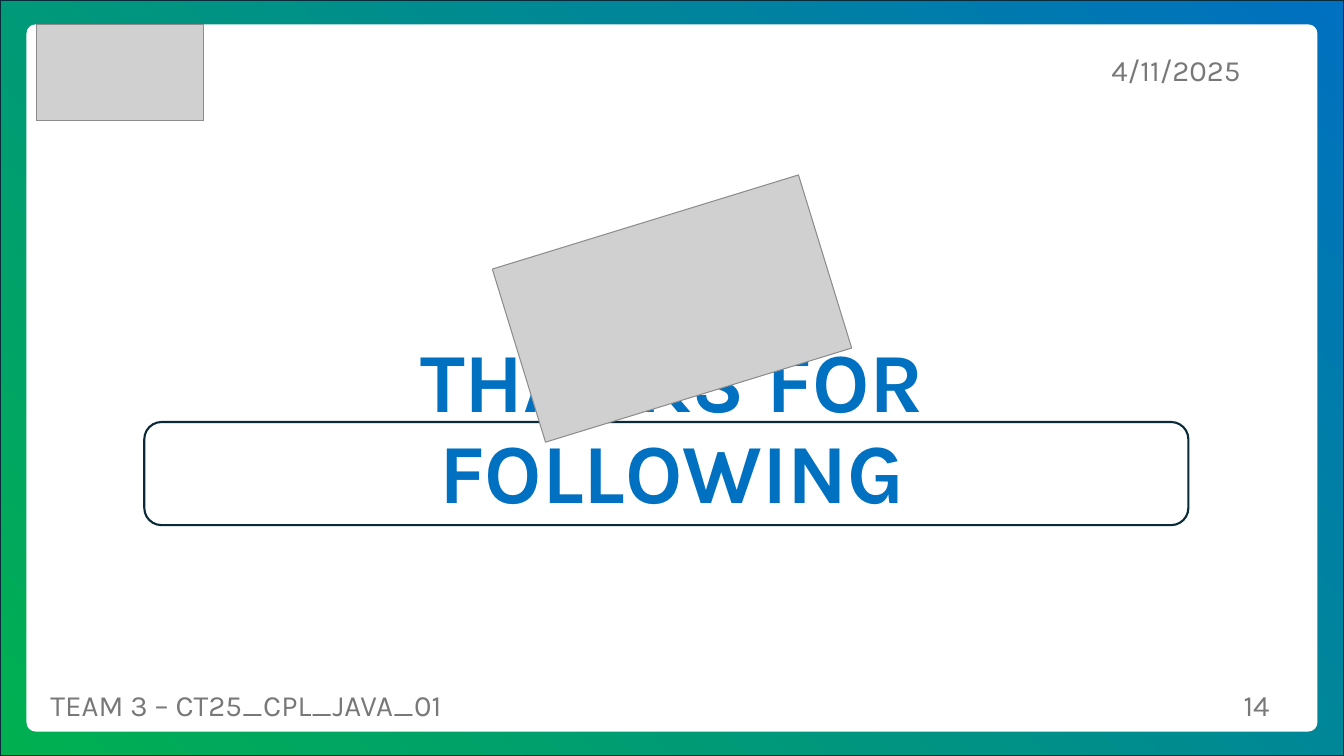
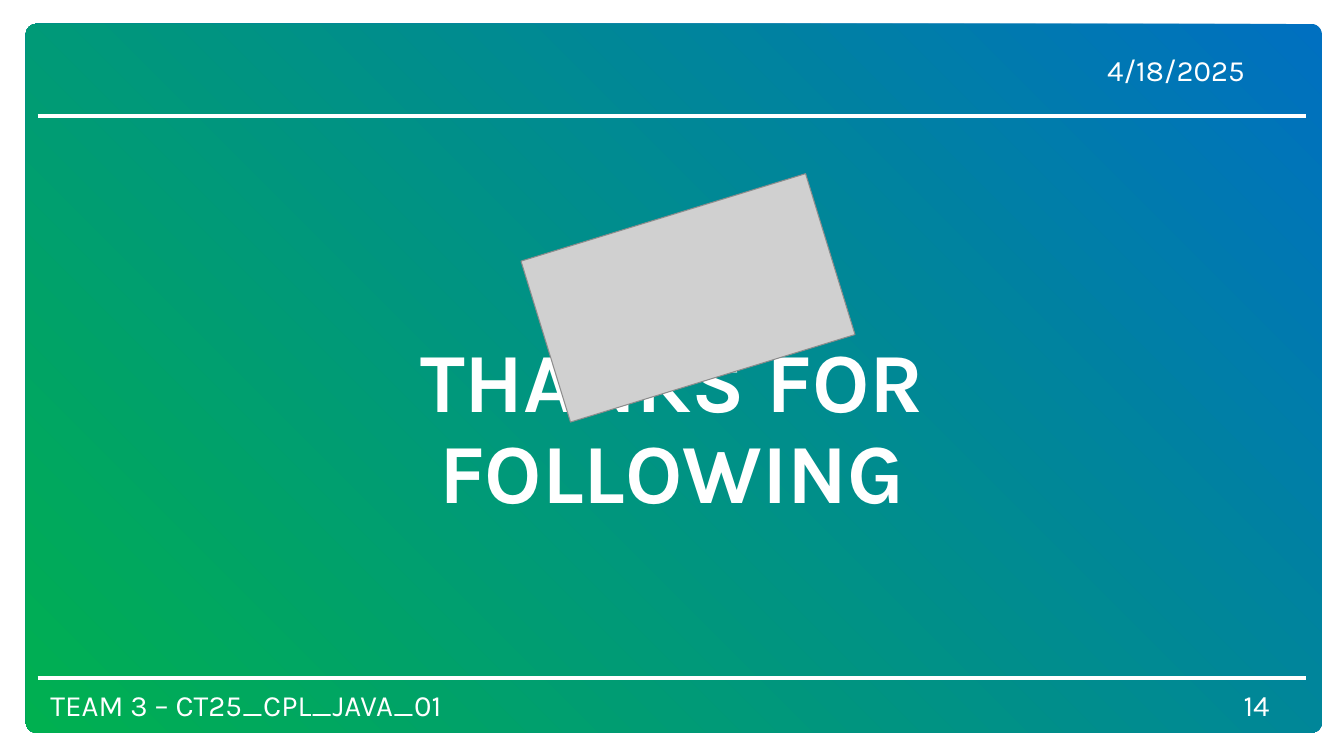
Before and after one commit to lnanh2k4/zentrix, a slide deck: slide 14 of Presentation final.pptx. Drawn at 1344x756 pixels with LibreOffice and Linux fonts; fonts in the diff are those of the drawing; grey boxes stand for pictures; background and template pictures are left out. Boxes give left, top, right and bottom in pixels: in the first picture for what was removed or moved away, otherwise in the second. Text is boxed around its words. In the diff, an @@ line names an element or a change of style, - is before the commit and + after.

Commit message:
Add presentation file

```diff
--- a/Presentation final.pptx
+++ b/Presentation final.pptx
@@ background gradient #BD4B8F to #AE0BE4 to #FFFFFF @@
@@ rounded rectangle resized from (x1=0, y1=0, x2=1344, y2=756) to (x1=26, y1=24, x2=1323, y2=733) @@
@@ rounded rectangle at (x1=26, y1=24, x2=1323, y2=733): outline #092A39 1.5 pt to none; proportions changed @@
@@ freeform shape removed at (x1=26, y1=24, x2=1318, y2=732) @@
@@ picture removed at (x1=36, y1=24, x2=204, y2=121) @@
@@ text at (x1=1107, y1=59, x2=1245, y2=83): text changed; text colour #797979 to #FFFFFF @@
-4/11/2025
+4/18/2025
@@ line (37, 116) - (1307, 116): stroke #00B050 3 pt to #FFFFFF 3 pt @@
@@ picture resized from (x1=493, y1=175, x2=852, y2=442) to (x1=521, y1=174, x2=855, y2=422) @@
@@ title "THANKS FOR FOLLOWING" at (x1=420, y1=336, x2=923, y2=504): text colour gradient #0070C0 to #00B050 to #FFFFFF @@
@@ rounded rectangle removed at (x1=144, y1=422, x2=1189, y2=525) @@
@@ line (37, 679) - (1307, 679): stroke #0070C0 3 pt to #FFFFFF 3 pt @@
@@ text "TEAM 3 – CT25_CPL_JAVA_01" at (x1=50, y1=697, x2=442, y2=717): text colour #797979 to #FFFFFF @@
@@ page number at (x1=1244, y1=697, x2=1270, y2=716): text colour #797979 to #FFFFFF @@
```
Also in this commit, not shown: 13 other slides changed.
